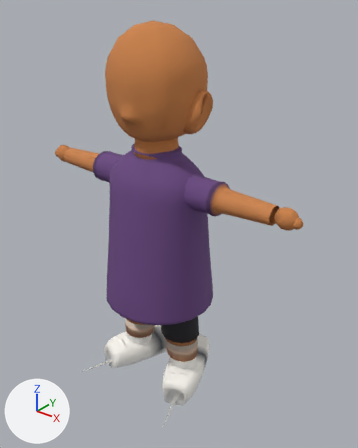
Renders of the glTF model public/v2/models/kid_tank.glb from each side of a commit.
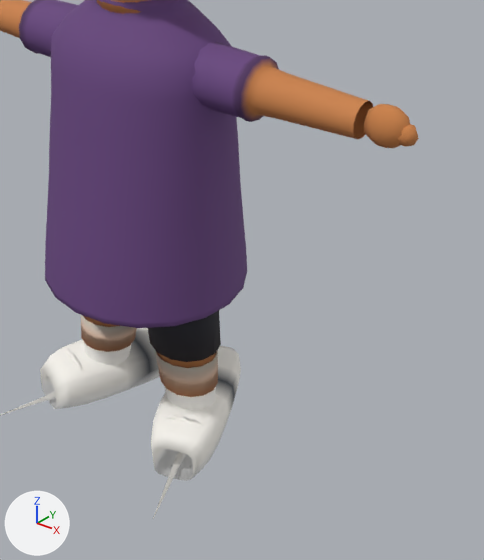
Each version is shown whole from a camera (50 mm lens) standing at (3.19, -3.63, 4.31) and looking at (0.18, 0.13, 1.98), then close up on the part from 23% to 94% of the width and 34% to 100% of the height. The lights are fixed; the arrows at lower left show +X, +Y and +Z. The older version's two pictures come first. Objects named as collision shapes, trigger or cutter boxes, shadow casters or lower levels of detail are left out. Vertices at exactly the same position are counted once.

In view in the first close-up: 'kid_tank_LOD0'.
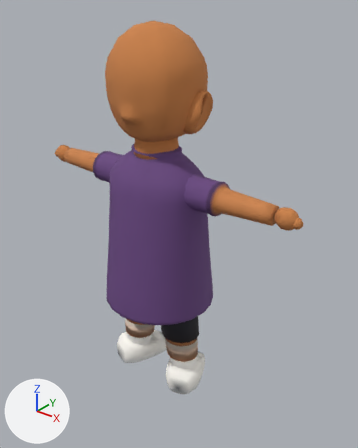
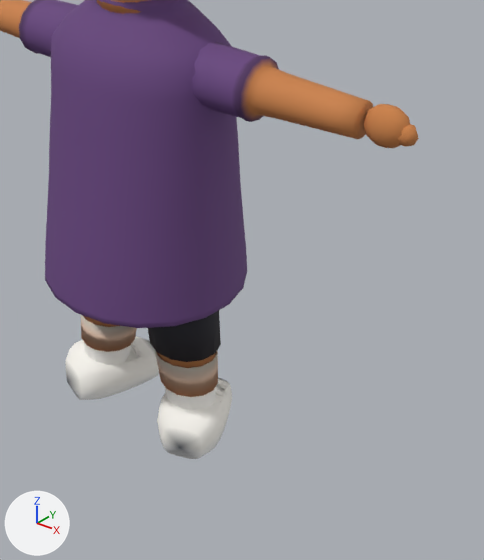
Diff of the bpy script that builds the scene:
```diff
--- a/public/v2/models/kid_tank.glb.py
+++ b/public/v2/models/kid_tank.glb.py
@@ me_kid_tank_lod0_mesh_001 @@
 # used by ob_kid_tank_lod0; location = (0.0, 0.0, 0.0)
-me_kid_tank_lod0_mesh_001.from_pydata(...)  # 2453 vertices, 4738 faces; spans x -1.64..1.64, y -0.75..0.74, z 0.01..4.01
+me_kid_tank_lod0_mesh_001.from_pydata(...)  # 2457 vertices, 4794 faces; spans x -1.64..1.64, y -0.6..0.6, z 0.01..4.01
+# me_kid_tank_lod0_mesh_001 part 1: the loose piece of 37 vertices spanning x 0.25..0.57, y -0.16..-0.01, z 0.23..0.32 is moved by (-0.07, 0.18, 0.0)
+# me_kid_tank_lod0_mesh_001 part 2: the loose piece of 37 vertices spanning x 0.3..0.62, y -0.29..-0.14, z 0.23..0.32 is moved by (-0.15, 0.38, 0.0)
+# me_kid_tank_lod0_mesh_001 part 3: the loose piece of 37 vertices spanning x -0.62..-0.3, y -0.29..-0.14, z 0.23..0.32 is moved by (0.15, 0.38, 0.0)
+# me_kid_tank_lod0_mesh_001 part 4: 4 vertices moved within x -0.31..0.47, y 0.01..0.07, z 0.26..0.31; 350 vertices removed from x -0.66..0.66, y -0.75..0.74, z 0.01..0.32; 352 vertices added at x -0.61..0.61, y -0.27..0.44, z 0.01..0.32
+# me_kid_tank_lod0_mesh_001 part 5: 1 vertex added at x 1.37, y 0.0, z 2.47
+# other edits to the shape of me_kid_tank_lod0_mesh_001 do not show in these pictures
 me_kid_tank_lod0_mesh_001.materials.append(mat_m_body)
```

Pixel boxes [x1, y1, x2, y2] of what changed, in the close-ups (484 x 560 px; the box of a moved part takes in the faces that stretch with it):
'kid_tank_LOD0', reshaped: before [0, 0, 419, 518]; after [0, 0, 419, 459]
part 1 of me_kid_tank_lod0_mesh_001, moved or reshaped (mostly hidden): before [168, 401, 212, 411]; after [215, 388, 225, 397]
part 2 of me_kid_tank_lod0_mesh_001, moved or reshaped (mostly hidden afterwards): before [161, 415, 205, 427]; after [217, 379, 228, 390]
part 3 of me_kid_tank_lod0_mesh_001, moved or reshaped: before [64, 348, 83, 371]; after [131, 341, 142, 359]
part 4 of me_kid_tank_lod0_mesh_001, moved or reshaped: before [1, 328, 241, 518]; after [65, 336, 232, 459]
part 5 of me_kid_tank_lod0_mesh_001, added: after [353, 101, 373, 139]
